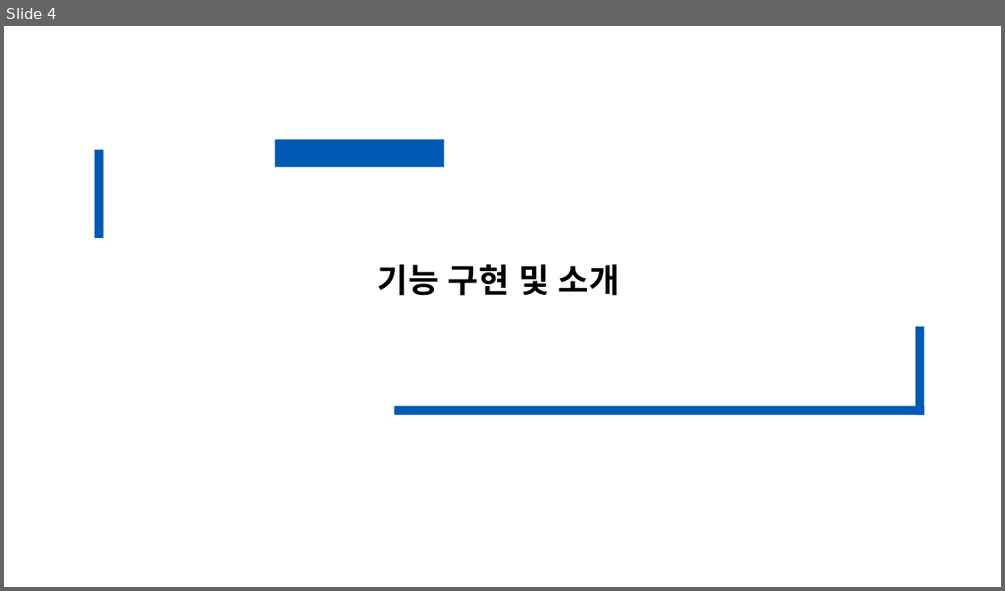
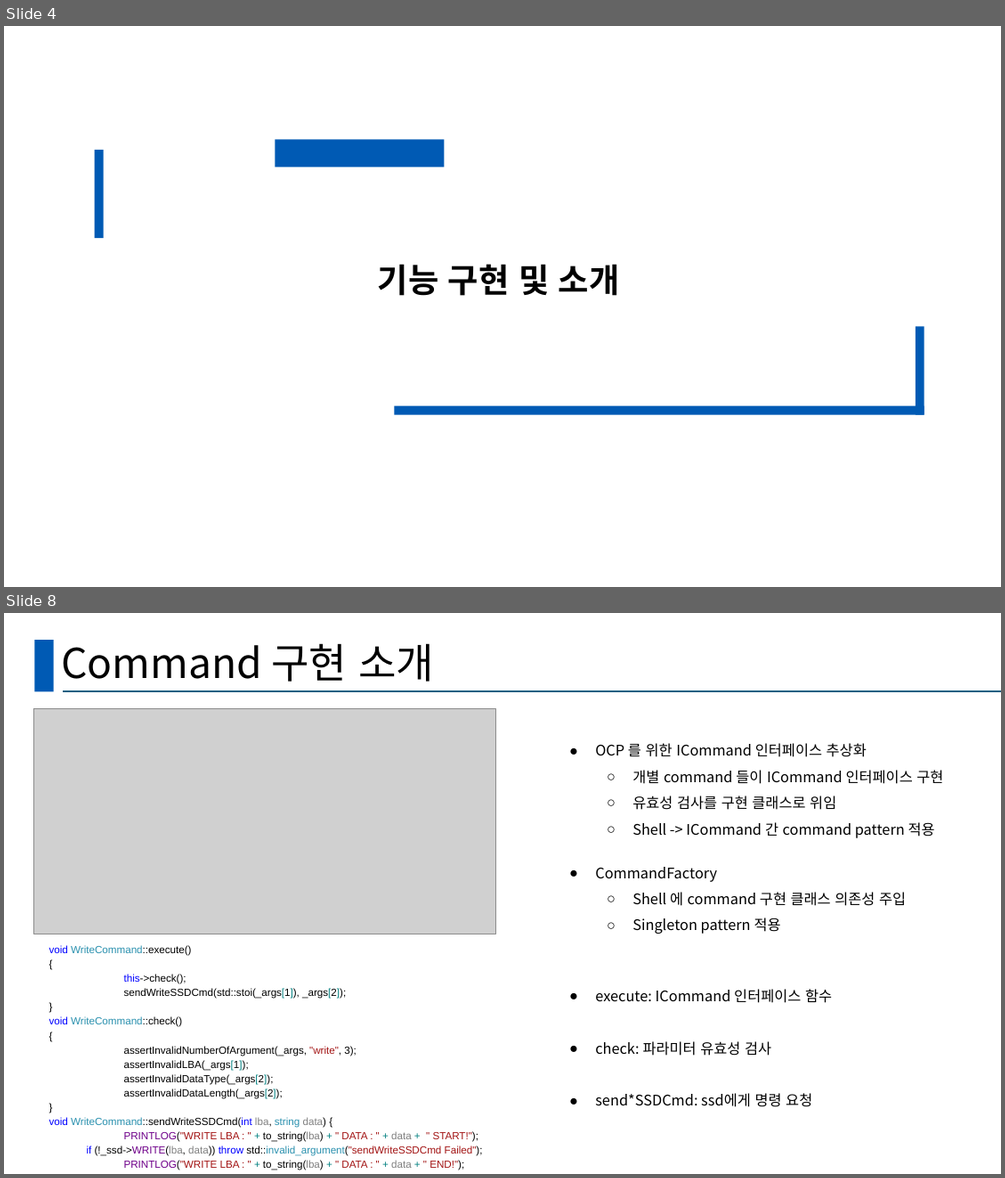
Before and after one commit to seungjun611/CRA_TeamProject_SSD, a slide deck: TeamProjectPPT.pptx. Shown one above the other, each under a label of ours: slide 4 before the commit, slides 4 and 8 after it; the slides between them are not shown. The pictures are 1005x591 and 1005x1178 pixels, drawn with LibreOffice and Linux fonts; fonts in the diff are those of the drawing; grey boxes stand for pictures. Boxes give left, top, right and bottom in pixels: in the first picture for what was removed or moved away, otherwise in the second. Text is boxed around its words. In the diff, an @@ line names an element or a change of style, - is before the commit and + after.

```diff
--- a/TeamProjectPPT.pptx
+++ b/TeamProjectPPT.pptx
@@ slide 8 added at (4, 613, 1001, 1174), background #FFFFFF @@
@@ rectangle added at (34, 640, 53, 691), fill #005AB4 @@
@@ title added at (61, 643, 434, 682), 39.6 pt, text #000000 @@
+Command 구현 소개
@@ line added from (63, 691) to (1001, 691), #156082 1.5 pt @@
@@ picture added at (34, 709, 496, 933) @@
@@ text added at (595, 743, 943, 933), 14 pt, text #000000 @@
+● OCP 를 위한 ICommand 인터페이스 추상화
+  ○ 개별 command 들이 ICommand 인터페이스 구현
+  ○ 유효성 검사를 구현 클래스로 위임
+  ○ Shell -> ICommand 간 command pattern 적용
+● CommandFactory
+  ○ Shell 에 command 구현 클래스 의존성 주입
+  ○ Singleton pattern 적용
@@ text added at (49, 945, 483, 1170), 10 pt, text #000000 @@
+void WriteCommand::execute()
+{
+this->check();
+sendWriteSSDCmd(std::stoi(_args[1]), _args[2]);
+}
+void WriteCommand::check()
+{
+assertInvalidNumberOfArgument(_args, "write", 3);
+assertInvalidLBA(_args[1]);
+assertInvalidDataType(_args[2]);
+assertInvalidDataLength(_args[2]);
+}
+void WriteCommand::sendWriteSSDCmd(int lba, string data) {
+PRINTLOG("WRITE LBA : " + to_string(lba) + " DATA : " + data + " START!");
+if (!_ssd->WRITE(lba, data)) throw std::invalid_argument("sendWriteSSDCmd Failed");
+PRINTLOG("WRITE LBA : " + to_string(lba) + " DATA : " + data + " END!");
@@ text added at (595, 989, 832, 1107), 14 pt, text #000000 @@
+● execute: ICommand 인터페이스 함수
+● check: 파라미터 유효성 검사
+● send*SSDCmd: ssd에게 명령 요청
```
Also in this commit, not shown: 5 slides changed, 19 other slides added, 6 slides removed.
